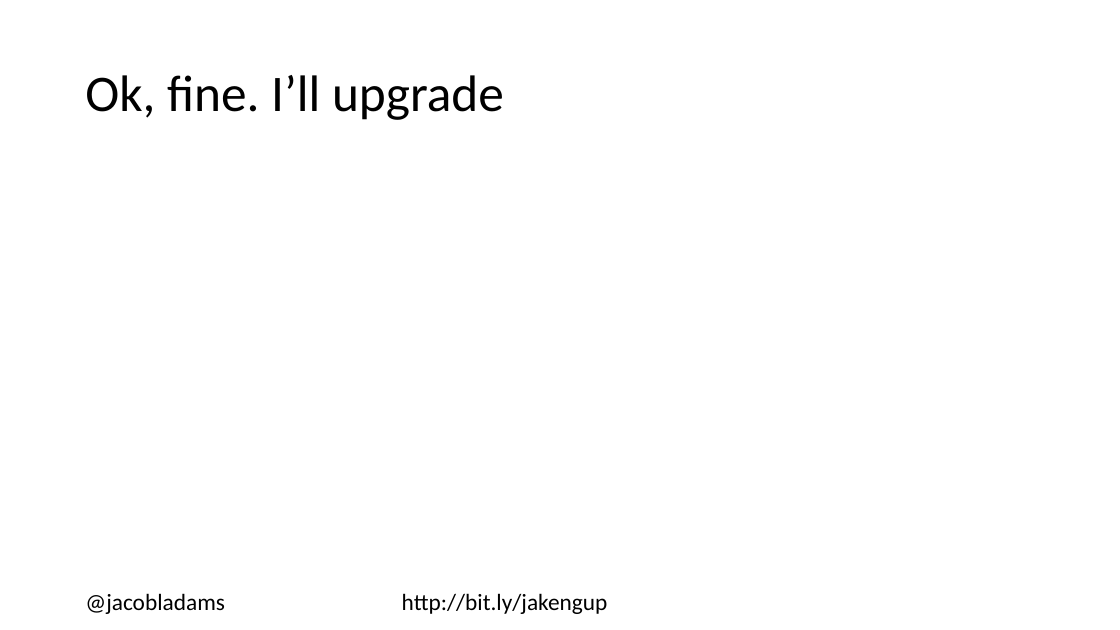
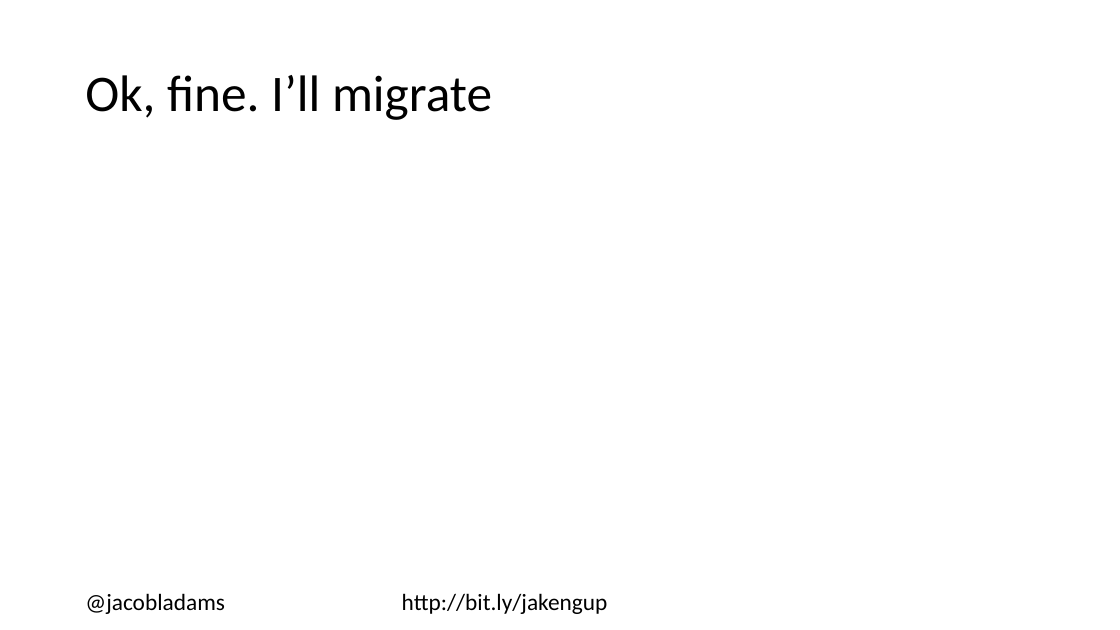
Before and after one commit to jacobladams/upgrading-from-angularjs-1-to-angular-2-plus-presentation, a slide deck: slide 13 of Upgrading from AngularJS 1 to Angular 2+.pptx. Drawn at 1120x630 pixels with LibreOffice and Linux fonts; fonts in the diff are those of the drawing. Boxes give left, top, right and bottom in pixels: in the first picture for what was removed or moved away, otherwise in the second. Text is boxed around its words. In the diff, an @@ line names an element or a change of style, - is before the commit and + after.

```diff
--- a/Upgrading from AngularJS 1 to Angular 2+.pptx
+++ b/Upgrading from AngularJS 1 to Angular 2+.pptx
@@ title at [85,75,492,120]: text changed @@
-Ok, fine. I’ll upgrade
+Ok, fine. I’ll migrate
```
Also in this commit, not shown: 6 other slides changed, 9 slides added.
